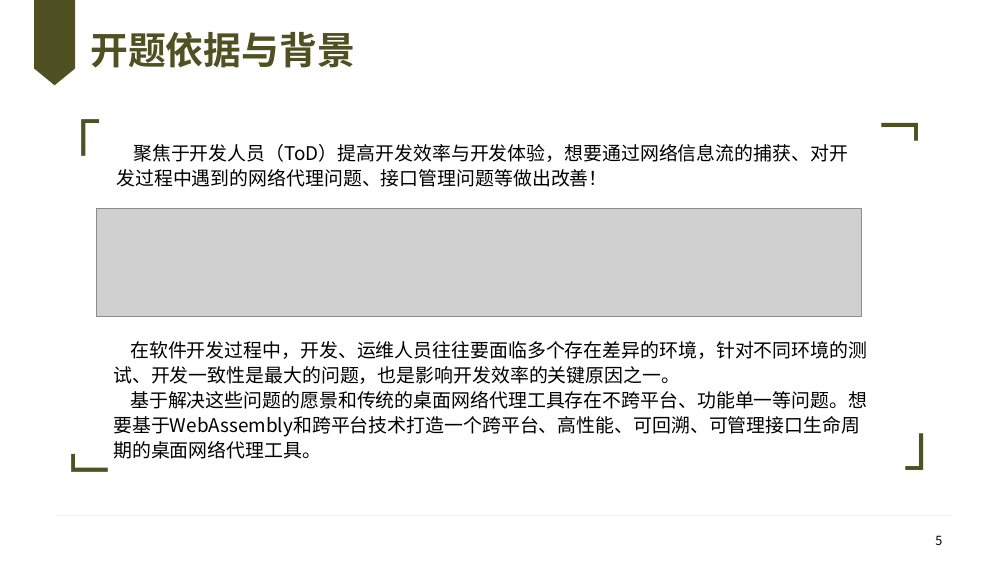
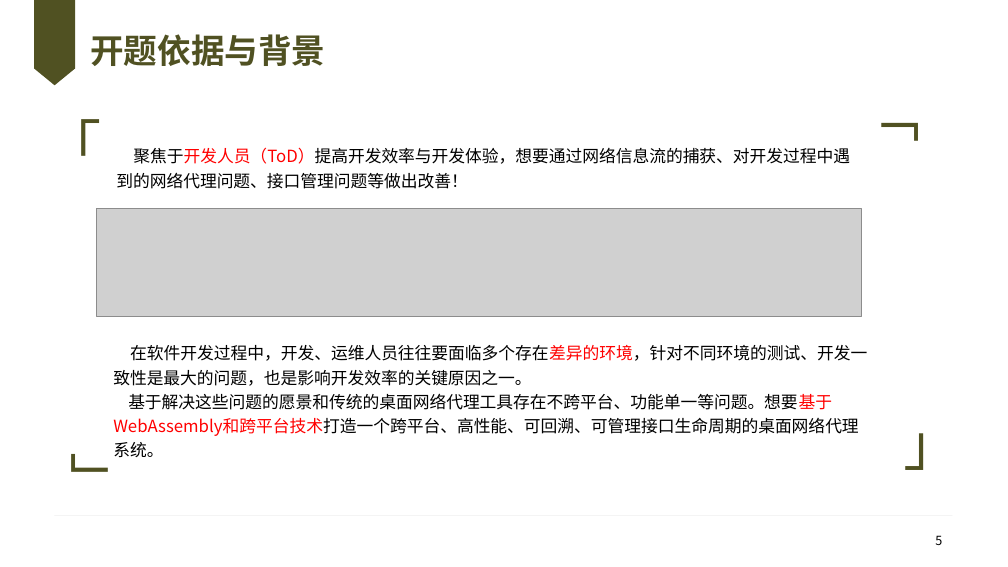
Before and after one commit to knoxnoe/GraduationProject, a slide deck: slide 5 of doc/paper/缑通旺-开题.pptx. Drawn at 1008x567 pixels with LibreOffice and Linux fonts; fonts in the diff are those of the drawing; grey boxes stand for pictures; background and template pictures are left out. Boxes give left, top, right and bottom in pixels: in the first picture for what was removed or moved away, otherwise in the second. Text is boxed around its words. In the diff, an @@ line names an element or a change of style, - is before the commit and + after.

```diff
--- a/doc/paper/缑通旺-开题.pptx
+++ b/doc/paper/缑通旺-开题.pptx
@@ title "开题依据与背景" at (90, 34, 325, 66): size 36 to 32 pt @@
@@ text "聚焦于开发人员（ToD）提高开发效率与开发体验，想要通过网络信息流的捕获、对开发过程中遇到的网络代理问题、接口管理问题等 ..." at (116, 147, 850, 189): size 18 to 16 pt; text colour #000000 to #FF0000 in "聚焦于开发人员（ToD）提高开发效率与开发体验，想要通过网络信息流的捕获、对开发过程中遇到的网络代理问题、接口管理问题等 ..."; line spacing 1.1 to 1.2 @@
@@ text at (113, 345, 867, 386): size 18 to 16 pt, text colour #000000 to #FF0000 in "在软件开发过程中，开发、运维人员往往要面临多个存在差异的环境，针对不同环境的测试、开发一致性是最大的问题，也是影响开发效 ..."; line spacing 1.1 to 1.2 @@
@@ text at (113, 393, 858, 457): text changed; size 18 to 16 pt @@
-基于解决这些问题的愿景和传统的桌面网络代理工具存在不跨平台、功能单一等问题。想要基于WebAssembly和跨平台技术打造一个跨平台、高性能、可回溯、可管理接口生命周期的桌面网络代理工具。
+基于解决这些问题的愿景和传统的桌面网络代理工具存在不跨平台、功能单一等问题。想要基于WebAssembly和跨平台技术打造一个跨平台、高性能、可回溯、可管理接口生命周期的桌面网络代理系统。
```
Also in this commit, not shown: 29 other slides changed, 1 slide added, 2 slides removed.
